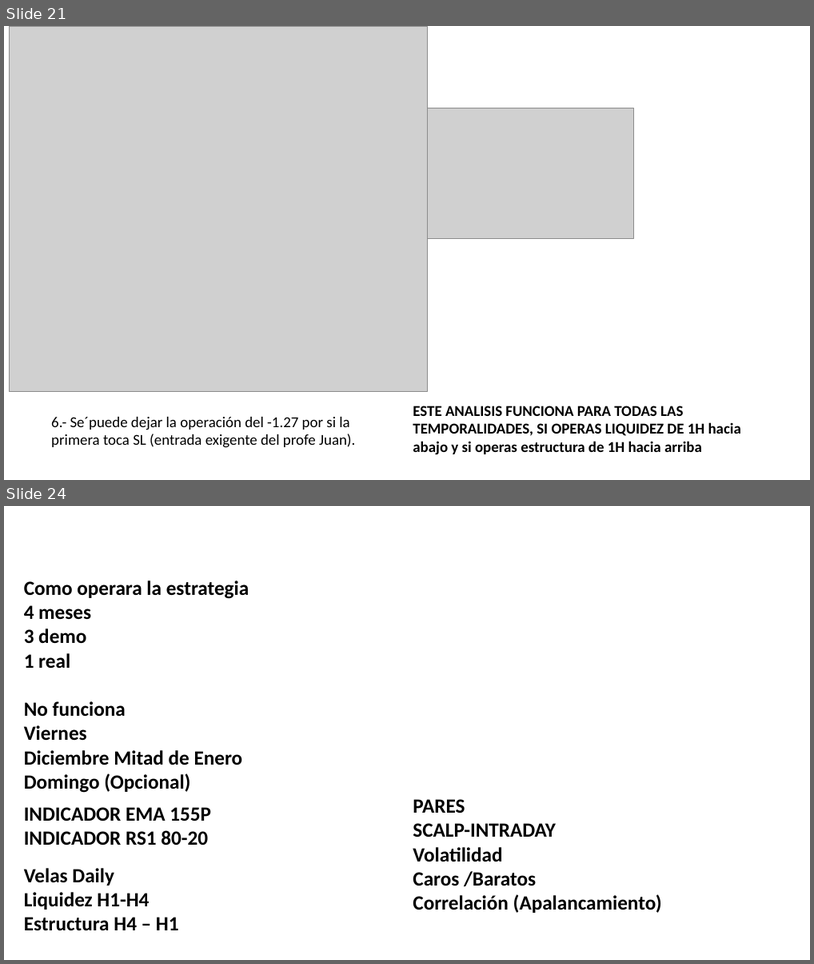
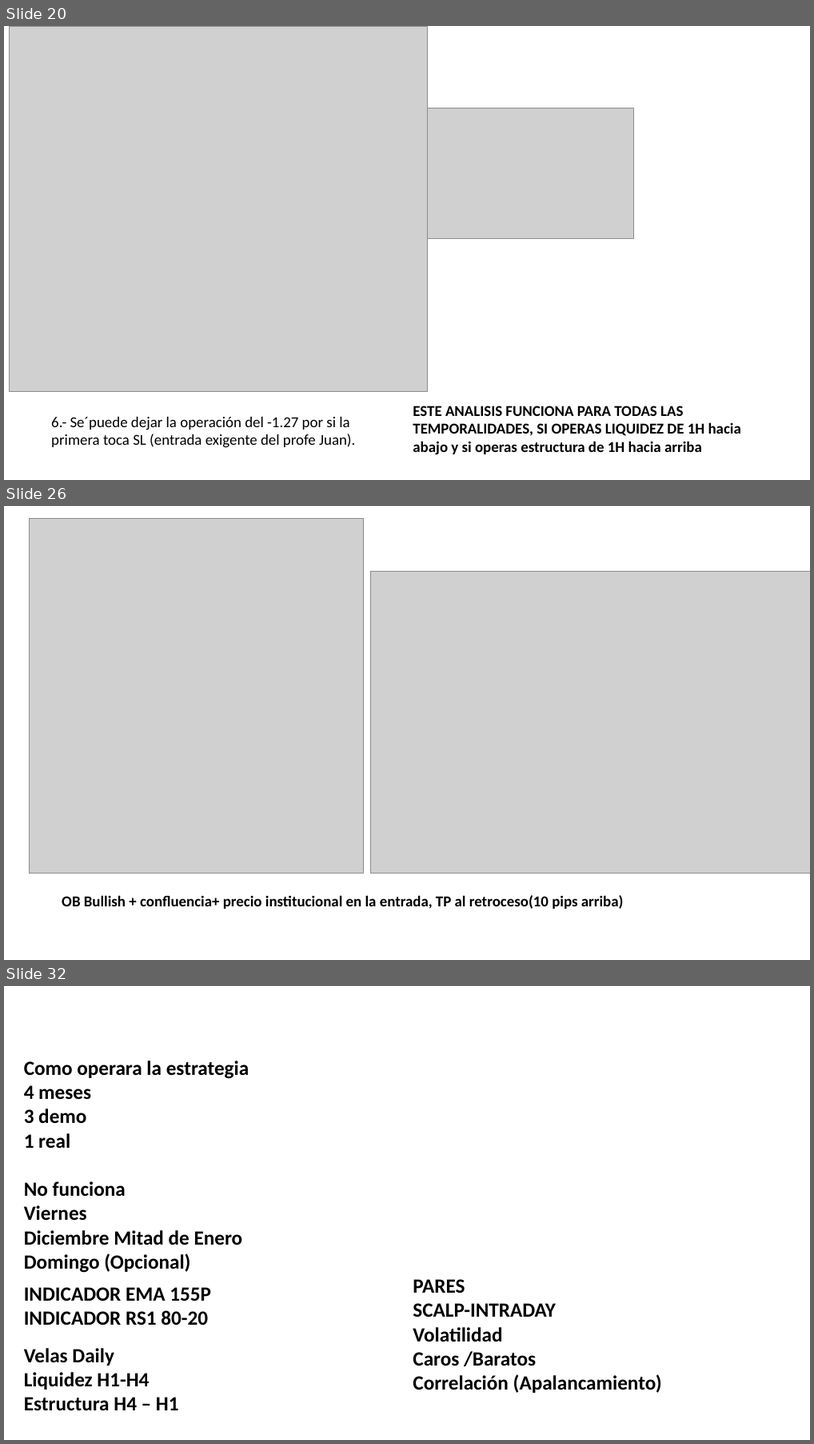
Before and after one commit to Edd1eware/Yields_Academy, a slide deck: Manual_YIELDS_ACADEMY.pptx. Shown one above the other, each under a label of ours: slides 21 and 24 before the commit, slides 20, 26 and 32 after it; the slides between them are not shown. The pictures are 814x964 and 814x1444 pixels, drawn with LibreOffice and Linux fonts; fonts in the diff are those of the drawing; grey boxes stand for pictures. Boxes give left, top, right and bottom in pixels: in the first picture for what was removed or moved away, otherwise in the second. Text is boxed around its words. In the diff, an @@ line names an element or a change of style, - is before the commit and + after.

```diff
--- a/Manual_YIELDS_ACADEMY.pptx
+++ b/Manual_YIELDS_ACADEMY.pptx
@@ slide 26 added at (x1=4, y1=506, x2=810, y2=960), background #FFFFFF @@
@@ picture added at (x1=30, y1=519, x2=363, y2=873) @@
@@ picture added at (x1=371, y1=572, x2=810, y2=872) @@
@@ text added at (x1=62, y1=895, x2=624, y2=908), 18 pt, text #000000, bold @@
+OB Bullish + confluencia+ precio institucional en la entrada, TP al retroceso(10 pips arriba)
@@ what was slide 21 is now slide 20 @@
@@ what was slide 24 is now slide 32 @@
```
Also in this commit, not shown: 2 slides changed, 9 other slides added, 2 slides removed.
